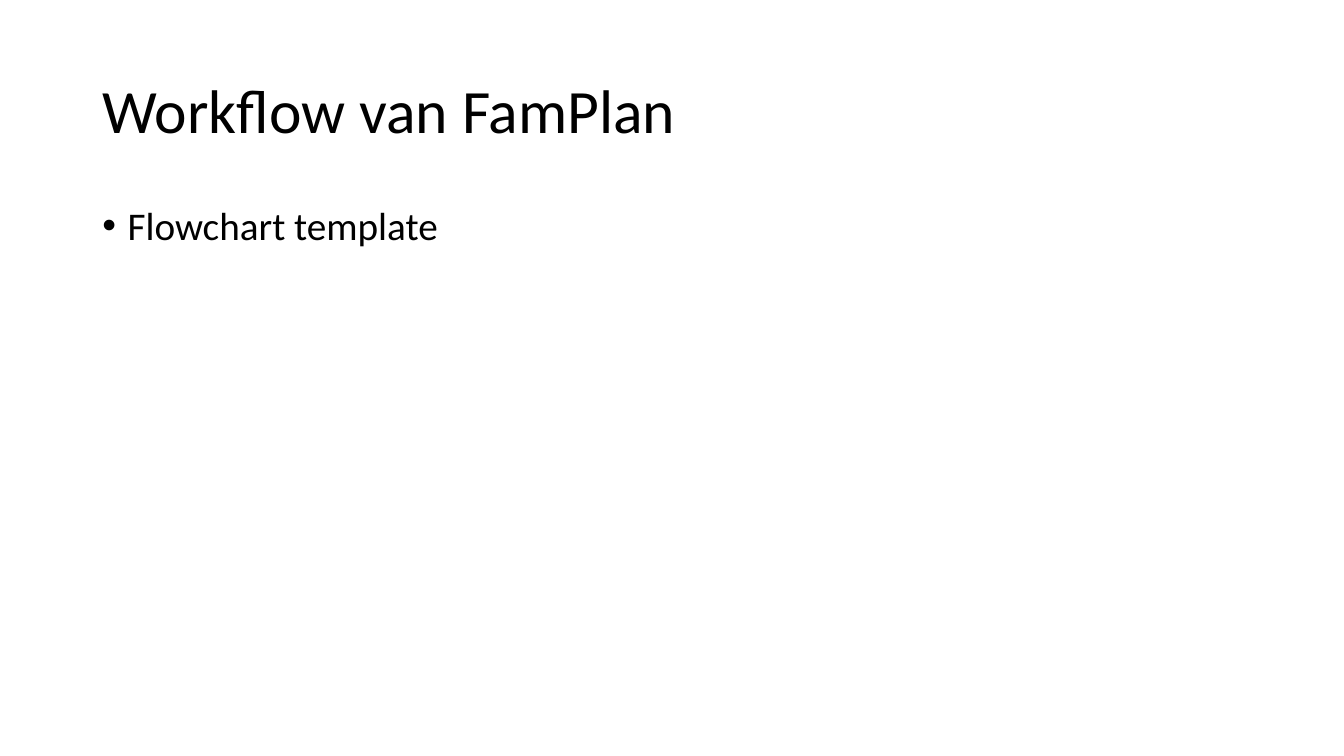
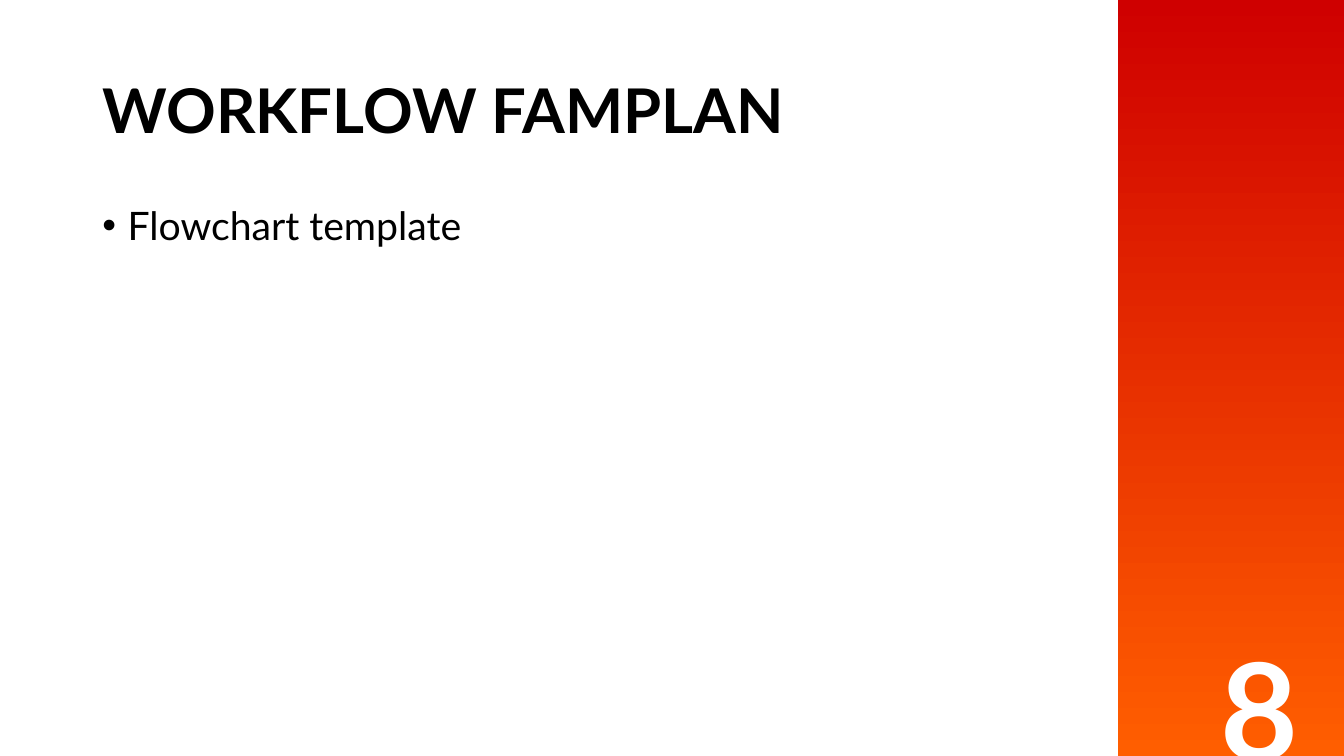
Before and after one commit to christianmesinas/famplan, a slide deck: slide 8 of presentatie/FamPlan pitch.odp. Drawn at 1344x756 pixels with LibreOffice and Linux fonts; fonts in the diff are those of the drawing. Boxes give left, top, right and bottom in pixels: in the first picture for what was removed or moved away, otherwise in the second. Text is boxed around its words. In the diff, an @@ line names an element or a change of style, - is before the commit and + after.

```diff
--- a/presentatie/FamPlan pitch.odp
+++ b/presentatie/FamPlan pitch.odp
@@ freeform shape added at (x1=1118, y1=0, x2=1344, y2=756), fill gradient #FF5E00 to #CF0000 @@
@@ title at (x1=102, y1=88, x2=783, y2=134): text changed; font Calibri to Lato; bold on @@
-Workflow van FamPlan
+WORKFLOW FAMPLAN
@@ text "Flowchart template" at (x1=128, y1=211, x2=461, y2=247): font Calibri to Lato @@
@@ text added at (x1=1211, y1=615, x2=1344, y2=756), 96 pt, text #FFFFFF, bold @@
+8
```
Also in this commit, not shown: 9 other slides changed.
